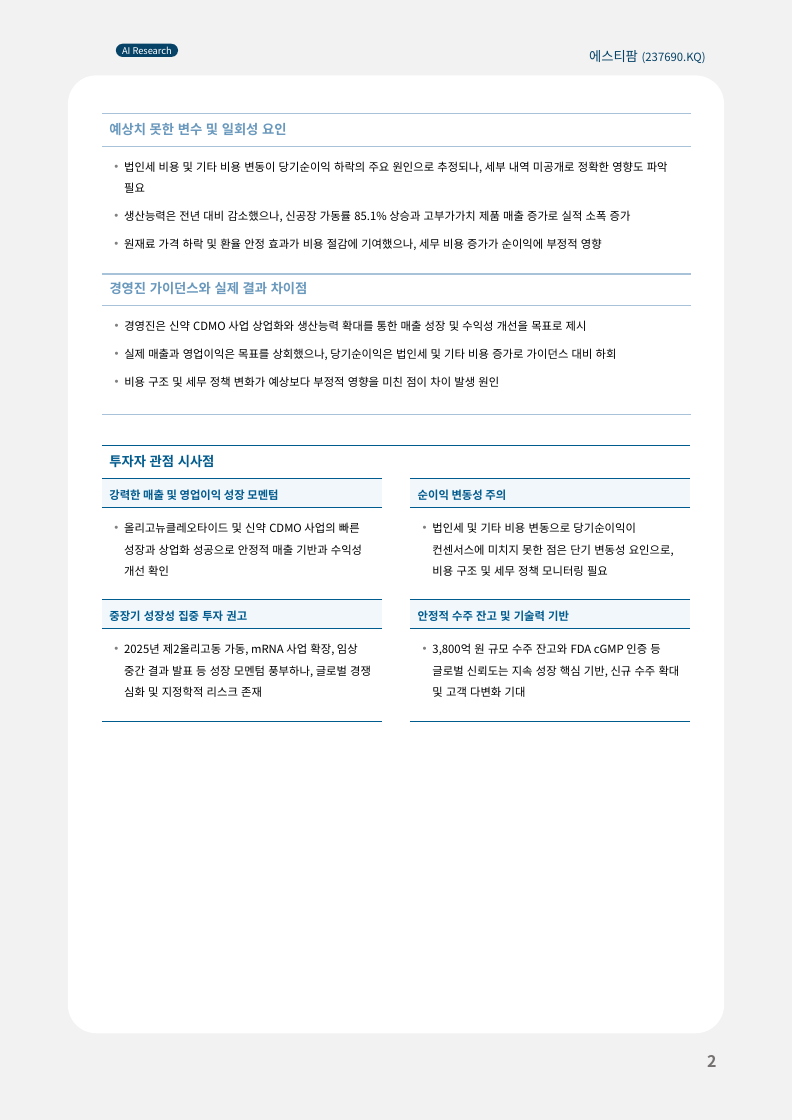
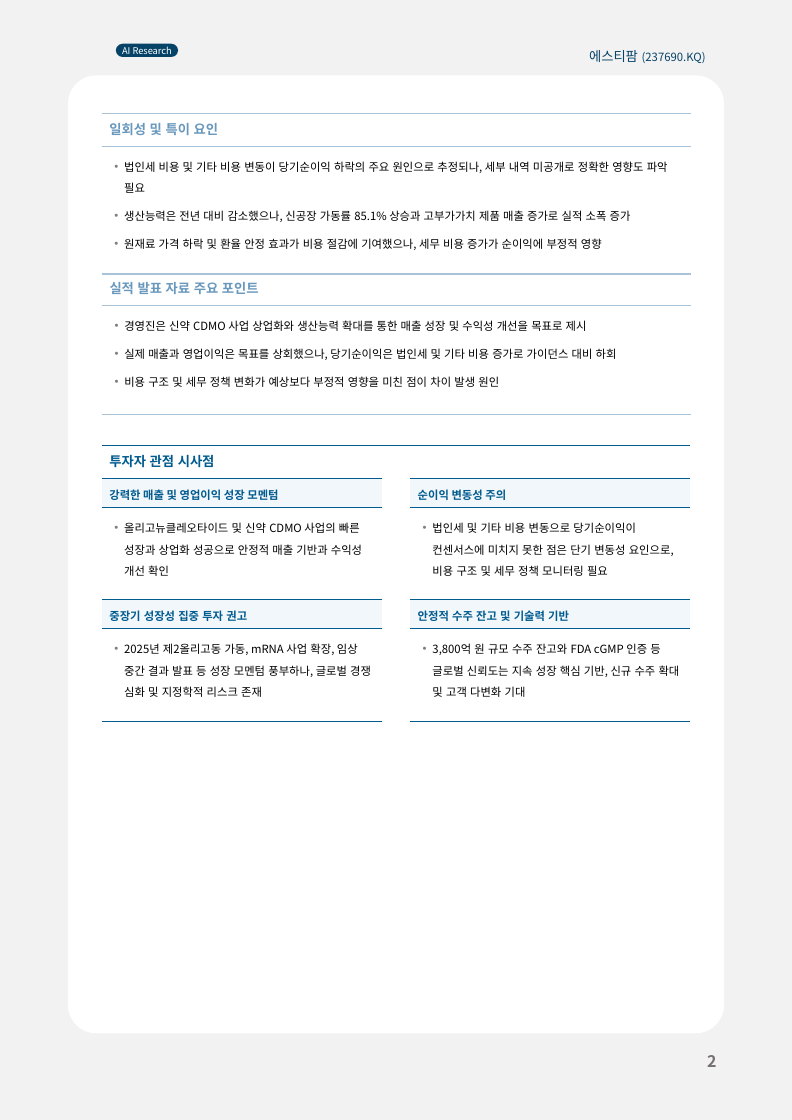
Before and after one commit to kyoujinkim/AI_Reporter, a slide deck: slide 2 of src/data/config/template.pptx. Drawn at 792x1120 pixels with LibreOffice and Linux fonts; fonts in the diff are those of the drawing; background and template pictures are left out. Boxes give left, top, right and bottom in pixels: in the first picture for what was removed or moved away, otherwise in the second. Text is boxed around its words. In the diff, an @@ line names an element or a change of style, - is before the commit and + after.

```diff
--- a/src/data/config/template.pptx
+++ b/src/data/config/template.pptx
@@ table at [102,113,690,254] @@
-row 1, column 1: 예상치 못한 변수 및 일회성 요인
+row 1, column 1: 일회성 및 특이 요인
@@ table at [102,274,690,413] @@
-row 1, column 1: 경영진 가이던스와 실제 결과 차이점
+row 1, column 1: 실적 발표 자료 주요 포인트
```
Also in this commit, not shown: 4 other slides changed, 24 other files.
